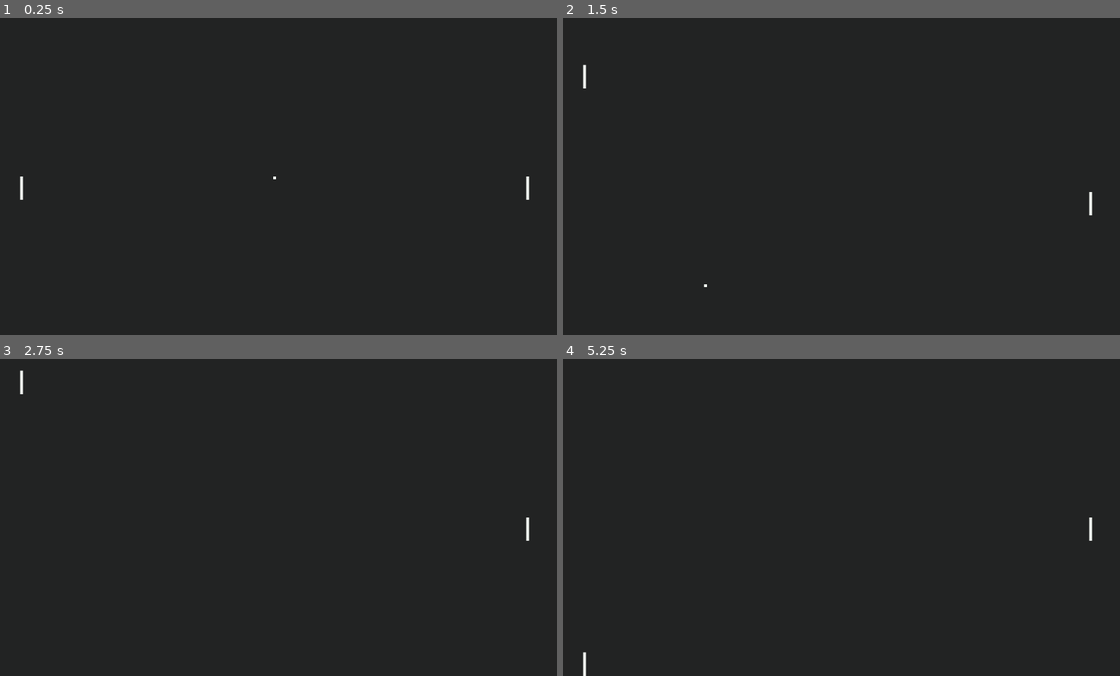
Above: before the commit, frames 1-4 (two rows, left to right).
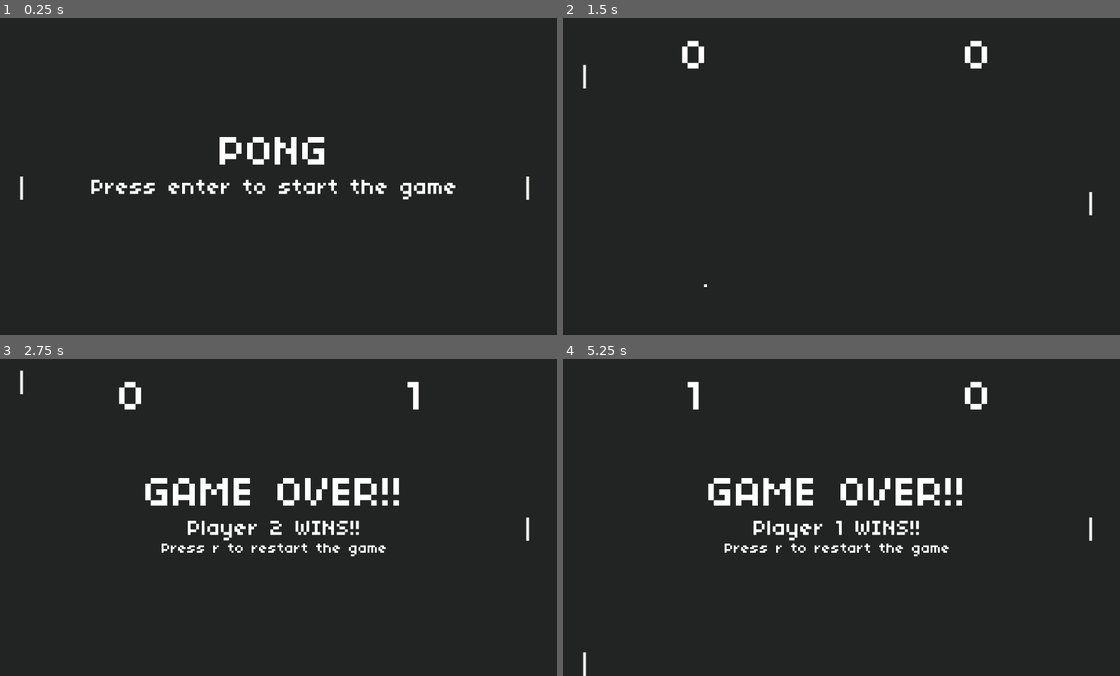
Above: after the commit, the same moments.

Repository: maxfieldev/pong-godot
Game: Godot game, scene res://scenes/main/main.tscn
Two runs of this game, one before a commit and one after it. Both use one fixed random seed, a clock stepped at 60 frames per second and the inputs below.
Inputs:
- Up to frame 1 (0.25 s): no input
- Up to frame 2 (1.5 s): tap Enter (start) at 0.5, 0.6 s; hold W (player1_up) 0.53-1.28 s; hold S (player1_down) from 1.28 s (still down); tap Down (player2_down) at 1.35 s
- Up to frame 3 (2.75 s): tap Enter (start) at 1.55, 2.3 s; release S (player1_down) at 2.03 s; hold W (player1_up) from 2.03 s (still down); tap Up (player2_up) at 2.1 s
- Up to frame 4 (5.25 s): tap R (restart) at 2.75, 4.15 s; tap Enter (start) at 2.85, 3.6, 4.55 s; release W (player1_up) at 3.53 s; hold S (player1_down) from 3.53 s (still down); tap Down (player2_down) at 4.35 s; tap Up (player2_up) at 5.1 s

The runs differ from the first frame. In frame 1, 1.9% of the frame differs, in the area x 16-82%, y 37-58%; in frame 2, 0.4%; in frame 3, 3.3%, in the area x 21-76%, y 7-63%; in frame 4, 3.2%.

Commit message:
End of part 5

Diff:
--- a/scenes/main/main.gd
+++ b/scenes/main/main.gd
@@ -3,6 +3,7 @@
 @onready var player1: Paddle = $Player1
 @onready var player2: Paddle = $Player2
 @onready var ball: Ball = $Ball
+@onready var ui: UI = $CanvasLayer/UI
 
 const PADDLE_SPACING_FROM_EDGE: float = 100
 const SERVE_TIME: float = 1.5
@@ -14,13 +15,14 @@
 var game_state = GameStates.START
 
 enum GameStates {GAME, SERVE, GAME_OVER, START}
-enum Player {PLAYER1, PLAYER2}
+enum Player {PLAYER1 = 0, PLAYER2 = 1}
 
 # Called when the node enters the scene tree for the first time.
 func _ready() -> void:
 	screen_size = get_viewport_rect().size
 	player1.position = Vector2(PADDLE_SPACING_FROM_EDGE, screen_size.y/2)
 	player2.position = Vector2(screen_size.x-PADDLE_SPACING_FROM_EDGE, screen_size.y/2)
+	ball.visible = false
 	ball.reset()
 
 	ball.scored.connect(_on_score)
@@ -39,20 +41,22 @@
 		get_tree().reload_current_scene()
 	elif game_state == GameStates.START && Input.is_action_just_pressed("start"):
 		_serve_ball()
+		ball.visible = true
+		ui.on_start_game()
 
 func _on_score() -> void:
 	if _player1_scored():
 		player1_score += 1
+		ui.update_score(Player.PLAYER1, player1_score)
 		if _winning_score(player1_score):
 			_set_game_over(Player.PLAYER1)
 			return
 	else:
 		player2_score += 1
+		ui.update_score(Player.PLAYER2, player2_score)
 		if _winning_score(player2_score):
 			_set_game_over(Player.PLAYER2)
 			return
-	print("Player 1 Score: " + str(player1_score))
-	print("Player 2 Score: " + str(player2_score))
 	ball.reset()
 	game_state = GameStates.SERVE
 	get_tree().create_timer(SERVE_TIME).timeout.connect(_serve_ball)
@@ -68,7 +72,7 @@
 
 func _set_game_over(winner: Player) -> void:
 	if winner == Player.PLAYER1:
-		print("PLAYER 1 WINS!!!!")
+		ui.on_game_over("Player 1 WINS!!")
 	else:
-		print("PLAYER 2 WINS!!!!")
+		ui.on_game_over("Player 2 WINS!!")
 	game_state = GameStates.GAME_OVER
--- a/scenes/main/main.tscn
+++ b/scenes/main/main.tscn
@@ -1,8 +1,9 @@
-[gd_scene load_steps=4 format=3 uid="uid://bb00c35sariat"]
+[gd_scene load_steps=5 format=3 uid="uid://bb00c35sariat"]
 
 [ext_resource type="Script" path="res://scenes/main/main.gd" id="1_i0yns"]
 [ext_resource type="PackedScene" uid="uid://cd1ceww8u414g" path="res://scenes/paddle/paddle.tscn" id="1_s8jpt"]
 [ext_resource type="PackedScene" uid="uid://dv0atlnumf0f6" path="res://scenes/ball/ball.tscn" id="3_23nnt"]
+[ext_resource type="PackedScene" uid="uid://bc4h3y2jko7up" path="res://scenes/ui/ui.tscn" id="4_tgxta"]
 
 [node name="Main" type="Node2D"]
 script = ExtResource("1_i0yns")
@@ -15,3 +16,7 @@
 
 [node name="Ball" parent="." instance=ExtResource("3_23nnt")]
 position = Vector2(960, 540)
+
+[node name="CanvasLayer" type="CanvasLayer" parent="."]
+
+[node name="UI" parent="CanvasLayer" instance=ExtResource("4_tgxta")]
--- /dev/null
+++ b/scenes/ui/main_theme.tres
@@ -0,0 +1,7 @@
+[gd_resource type="Theme" load_steps=2 format=3 uid="uid://c4megpc15rih8"]
+
+[ext_resource type="FontFile" uid="uid://b7wr6ss0itqqd" path="res://common/fonts/pong_font.ttf" id="1_ttb7i"]
+
+[resource]
+default_font = ExtResource("1_ttb7i")
+default_font_size = 150
--- /dev/null
+++ b/scenes/ui/ui.gd
@@ -0,0 +1,32 @@
+extends Control
+class_name UI
+
+@onready var scores: HBoxContainer = $Scores
+@onready var message_menu: VBoxContainer = $MessageMenu
+@onready var restart_game_message: Label = $MessageMenu/RestartGameMessage
+@onready var title: Label = $MessageMenu/Title
+@onready var subtitle: Label = $MessageMenu/Subtitle
+
+# Called when the node enters the scene tree for the first time.
+func _ready() -> void:
+	scores.visible = false
+	restart_game_message.visible = false
+	title.text = "PONG"
+	subtitle.text = "Press enter to start the game"
+
+func update_score(player: int, score: int) -> void:
+	var player_score_text: Label = scores.get_children()[player]
+
+	player_score_text.text = str(score)
+
+func on_start_game() -> void:
+	scores.visible = true
+	message_menu.visible = false
+
+func on_game_over(subtitle_message: String) -> void:
+	message_menu.visible = true
+	restart_game_message.visible = true
+
+	title.text = "GAME OVER!!"
+	subtitle.text = subtitle_message
+	restart_game_message.text = "Press r to restart the game"
--- /dev/null
+++ b/scenes/ui/ui.tscn
@@ -0,0 +1,65 @@
+[gd_scene load_steps=3 format=3 uid="uid://bc4h3y2jko7up"]
+
+[ext_resource type="Theme" uid="uid://c4megpc15rih8" path="res://scenes/ui/main_theme.tres" id="1_6ggju"]
+[ext_resource type="Script" path="res://scenes/ui/ui.gd" id="2_gpgdr"]
+
+[node name="UI" type="Control"]
+layout_mode = 3
+anchors_preset = 15
+anchor_right = 1.0
+anchor_bottom = 1.0
+grow_horizontal = 2
+grow_vertical = 2
+theme = ExtResource("1_6ggju")
+script = ExtResource("2_gpgdr")
+
+[node name="Scores" type="HBoxContainer" parent="."]
+layout_mode = 1
+anchors_preset = -1
+anchor_right = 1.0
+anchor_bottom = 0.25
+offset_right = -0.320004
+
+[node name="Player1Score" type="Label" parent="Scores"]
+layout_mode = 2
+size_flags_horizontal = 6
+text = "0
+"
+
+[node name="Player2Score" type="Label" parent="Scores"]
+layout_mode = 2
+size_flags_horizontal = 6
+text = "0
+"
+
+[node name="MessageMenu" type="VBoxContainer" parent="."]
+layout_mode = 1
+anchors_preset = 8
+anchor_left = 0.5
+anchor_top = 0.5
+anchor_right = 0.5
+anchor_bottom = 0.5
+offset_left = -20.0
+offset_top = -153.0
+offset_right = 20.0
+offset_bottom = 153.0
+grow_horizontal = 2
+grow_vertical = 2
+
+[node name="Title" type="Label" parent="MessageMenu"]
+layout_mode = 2
+size_flags_horizontal = 4
+text = "GAME OVER"
+
+[node name="Subtitle" type="Label" parent="MessageMenu"]
+layout_mode = 2
+size_flags_horizontal = 4
+theme_override_font_sizes/font_size = 75
+text = "Player 1 WINS!!"
+
+[node name="RestartGameMessage" type="Label" parent="MessageMenu"]
+layout_mode = 2
+size_flags_horizontal = 4
+theme_override_font_sizes/font_size = 50
+text = "Press r to restart the game
+"
Binary file added: common/fonts/pong_font.ttf
Not shown, added: common/fonts/pong_font.ttf.import
